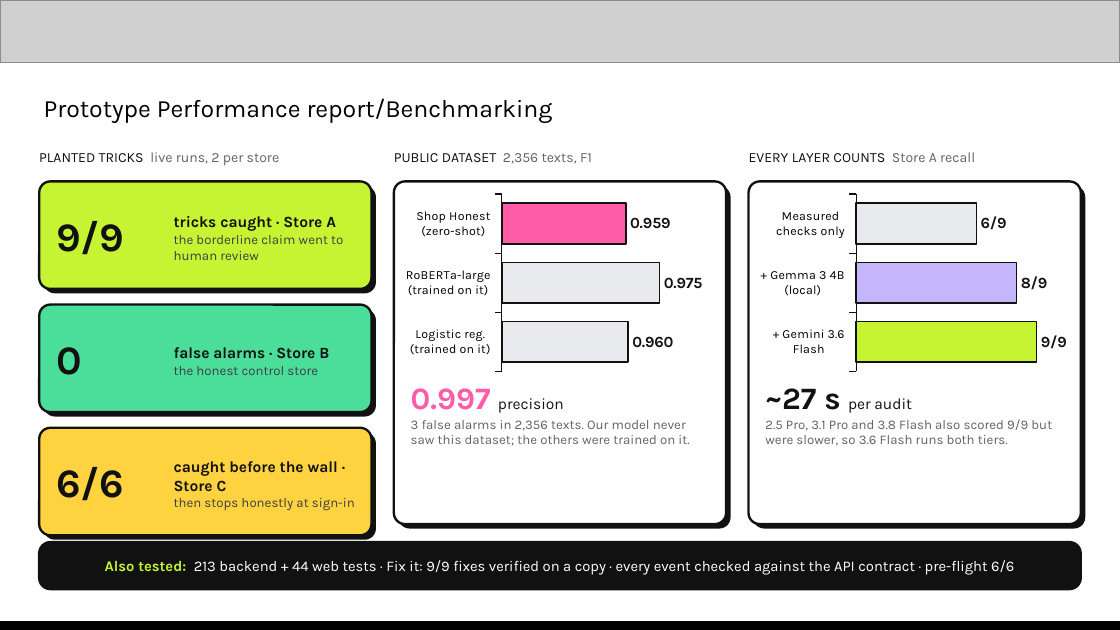
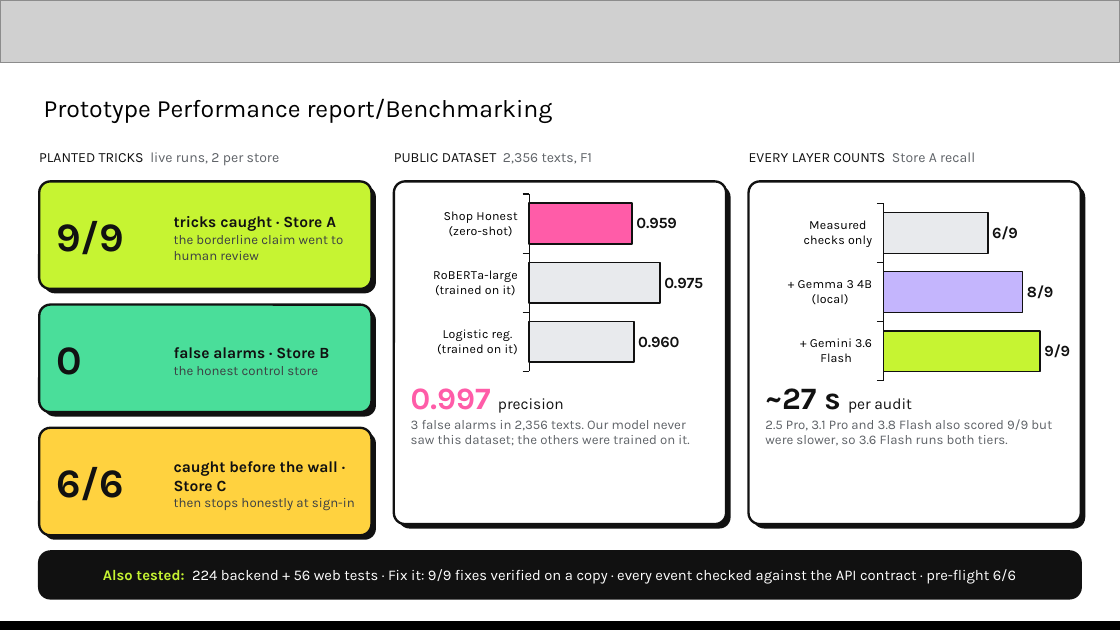
Before and after one commit to saubhagyaashish/shop-honest, a slide deck: slide 12 of Zero Context - Shop Honest - AI Builder Cup.pptx. Drawn at 1120x630 pixels with LibreOffice and Linux fonts; fonts in the diff are those of the drawing; grey boxes stand for pictures. Boxes give left, top, right and bottom in pixels: in the first picture for what was removed or moved away, otherwise in the second. Text is boxed around its words. In the diff, an @@ line names an element or a change of style, - is before the commit and + after.

```diff
--- a/Zero Context - Shop Honest - AI Builder Cup.pptx
+++ b/Zero Context - Shop Honest - AI Builder Cup.pptx
@@ bar chart resized from (x1=400, y1=190, x2=719, y2=375) to (x1=428, y1=190, x2=710, y2=375) @@
@@ bar chart resized from (x1=754, y1=190, x2=1073, y2=375) to (x1=782, y1=199, x2=1072, y2=384) @@
@@ rounded rectangle moved from (x1=39, y1=542, x2=1081, y2=589) to (x1=39, y1=551, x2=1081, y2=598) @@
@@ text at (x1=103, y1=569, x2=1016, y2=584): text changed @@
-Also tested: 213 backend + 44 web tests · Fix it: 9/9 fixes verified on a copy · every event checked against the API contract · pre-flight 6/6
+Also tested: 224 backend + 56 web tests · Fix it: 9/9 fixes verified on a copy · every event checked against the API contract · pre-flight 6/6
```
Also in this commit, not shown: 5 other slides changed, 1 slide added, 1 other file.
